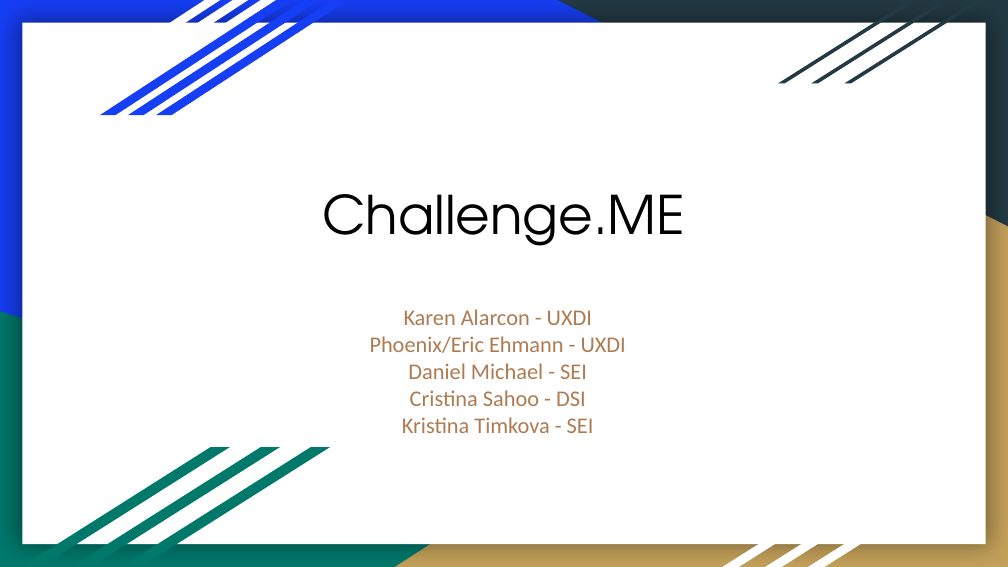
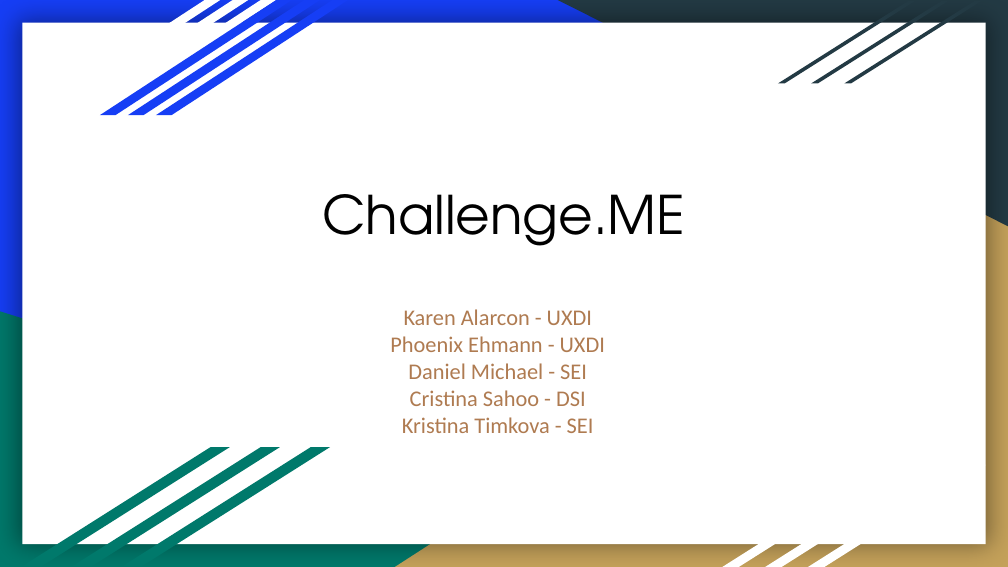
Before and after one commit to CristinaSahoo/Motivation-Through-Friendly-Competition, a slide deck: slide 1 of presentation/Motivation-Friendly-Competition.pptx. Drawn at 1008x567 pixels with LibreOffice and Linux fonts; fonts in the diff are those of the drawing. Boxes give left, top, right and bottom in pixels: in the first picture for what was removed or moved away, otherwise in the second. Text is boxed around its words. In the diff, an @@ line names an element or a change of style, - is before the commit and + after.

```diff
--- a/presentation/Motivation-Friendly-Competition.pptx
+++ b/presentation/Motivation-Friendly-Competition.pptx
@@ subtitle at [390,336,605,352]: text changed @@
-Phoenix/Eric Ehmann - UXDI
+Phoenix Ehmann - UXDI
```
Also in this commit, not shown: 4 other slides changed, 3 slides added, 3 other files.
